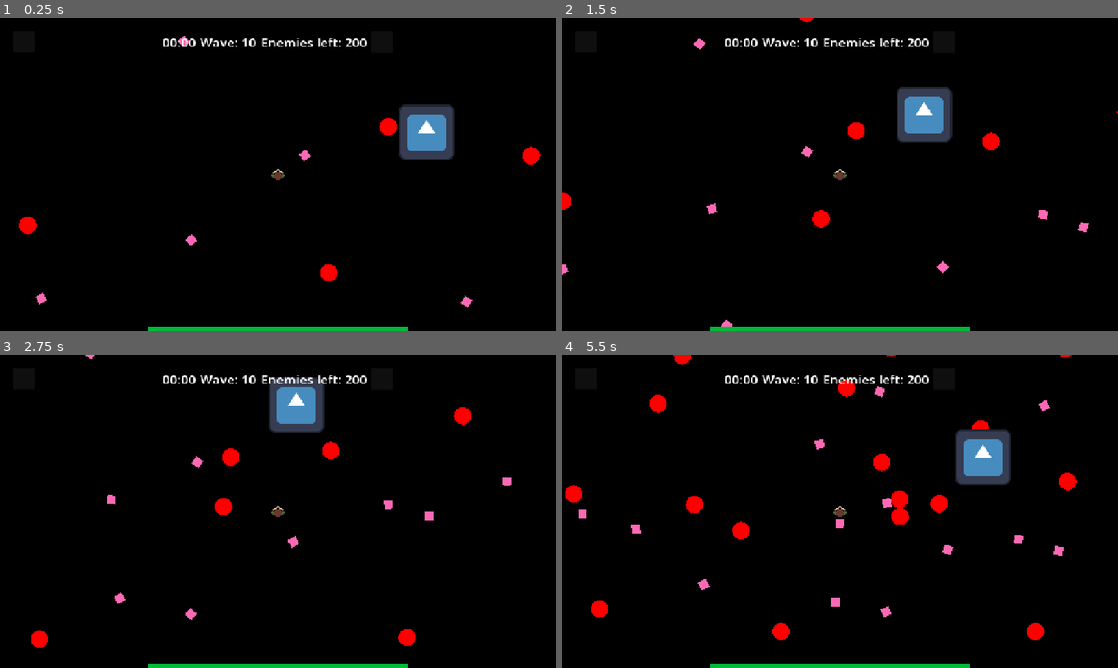
Above: before the commit, frames 1-4 (two rows, left to right).
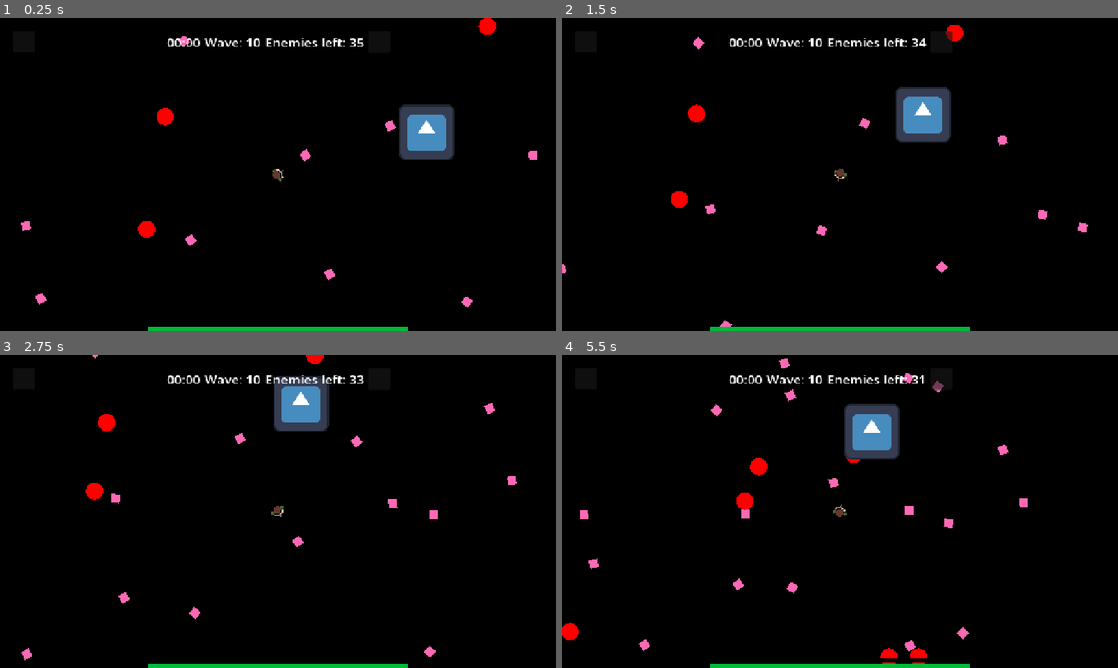
Above: after the commit, the same moments.

Repository: esbpo/topdownDDU
Game: Godot game, scene res://scn_gamplay.tscn
Two runs of this game, one before a commit and one after it. Both use one fixed random seed, a clock stepped at 60 frames per second and the inputs below. The engine's default icon, where the game draws it, is replaced by a stand-in: a white triangle on a blue panel in a dark square.
Inputs (mouse positions are in pixels of both pictures, inside the frame that each line leads up to):
- Up to frame 1 (0.25 s): no input
- Up to frame 2 (1.5 s): move the mouse to (962, 158) at 0.52 s; hold Right (right) 0.53-1.28 s; move the mouse to (728, 190) at 1.27 s; hold Down (down) from 1.28 s (still down)
- Up to frame 3 (2.75 s): move the mouse to (333, 442) at 2.02 s; release Down (down) at 2.03 s; hold Right (right) from 2.03 s (still down)
- Up to frame 4 (5.5 s): move the mouse to (812, 574) at 2.77 s; release Right (right) at 2.78 s; hold W (up) 2.78-3.53 s; move the mouse to (1006, 558) at 3.52 s; hold A (left) 3.53-5.03 s; move the mouse to (673, 464) at 4.27 s; move the mouse to (867, 511) at 5.02 s; hold Down (down) from 5.03 s (still down)

The runs differ from the first frame. In frame 1, 1.6% of the frame differs, in the area x 3-98%, y 0-92%; in frame 2, 2.0%; in frame 3, 3.2%; in frame 4, 7.8%, in the area x 0-93%, y 0-99%.

Commit message:
proto1 comp

Diff:
--- /dev/null
+++ b/Assets/Resources/res_BaseBullet.tscn
@@ -0,0 +1,23 @@
+[gd_scene format=3 uid="uid://ekt0tq7fj7cw"]
+
+[ext_resource type="Script" uid="uid://dm3spovqajhy3" path="res://Assets/Scripts/scr_BaseBullet.gd" id="1_jgld1"]
+
+[sub_resource type="CapsuleShape2D" id="CapsuleShape2D_epa72"]
+radius = 1.0
+height = 4.0
+
+[sub_resource type="PlaceholderTexture2D" id="PlaceholderTexture2D_epa72"]
+
+[node name="ResBaseBullet" type="RigidBody2D" unique_id=144261534]
+script = ExtResource("1_jgld1")
+
+[node name="col_BulletCollider" type="CollisionShape2D" parent="." unique_id=1989616087]
+shape = SubResource("CapsuleShape2D_epa72")
+debug_color = Color(0, 0.6469958, 0.23087814, 0.41960785)
+
+[node name="spr_BaseBullet" type="Sprite2D" parent="." unique_id=491372195]
+position = Vector2(-1, -2)
+scale = Vector2(2, 4)
+texture = SubResource("PlaceholderTexture2D_epa72")
+
+[connection signal="body_entered" from="." to="." method="_on_body_entered"]
--- a/scn_EnemyObj.tscn
+++ b/Assets/Resources/res_EnemyObj.tscn
@@ -6,3 +6,5 @@
 script = ExtResource("1_t12kl")
 
 [node name="col_EnemyCollision" type="CollisionShape2D" parent="." unique_id=1686305094]
+
+[connection signal="body_entered" from="." to="." method="_on_body_entered"]
--- /dev/null
+++ b/Assets/Scripts/scr_BaseBullet.gd
@@ -0,0 +1,19 @@
+extends RigidBody2D
+
+var time = 10
+@export var damage: float = 10
+
+func _ready() -> void:
+	contact_monitor = true
+	max_contacts_reported = 10
+
+func _process(delta: float) -> void:
+	time -= delta
+
+	if time <= 0:
+		queue_free()
+
+func _on_body_entered(body: Node) -> void:
+	if body.health:
+		body.health -= damage
+	queue_free()
--- a/Assets/Scripts/scr_EnemyHandler.gd
+++ b/Assets/Scripts/scr_EnemyHandler.gd
@@ -1,12 +1,34 @@
 extends Node2D
 
-@onready var enemyScene: PackedScene = preload("res://scn_EnemyObj.tscn")
+@onready var enemyScene: PackedScene = preload("res://Assets/Resources/res_EnemyObj.tscn")
 @onready var enemyJson: String = FileAccess.get_file_as_string("res://Data/EnemyDefinitions.json")
 var enemyArray: Array
+var cnt: float = 0
+var waves = [
+	[[0, 25]],
+	[[0,25],[1,10]],
+	[[0,50],[1,25]],
+	[[0,50],[1,50]],
+	[[0,75],[1,50]],
+	[[0,100],[1,50]],
+	[[0,50],[1,200]]
+]
+
+var waveCount = 0
+var enemiesMax = 0
+
+func GetEnemiesMax(waveNumber):
+	var arr = waves[waveNumber]
+	var count = 0
+	for i in range(len(arr)):
+		count += arr[i][1]
+	return count
 
 func _ready() -> void:
 	enemyArray = JSON.parse_string(enemyJson)
-	SpawnWave()
+	SpawnWave(waveCount)
+	enemiesMax = GetEnemiesMax(waveCount)
+	waveCount += 1
 
 func SpawnGroup(enemyId: int, enemyCount: int):
 	var enemyData: Dictionary = enemyArray[enemyId]
@@ -16,6 +38,8 @@
 		enemyInstance.speed = enemyData["speed"]
 		enemyInstance.shape = enemyData["shape"]
 		enemyInstance.sizeMult = enemyData["size_multiplier"]
+		enemyInstance.health = enemyData["health"]
+		enemyInstance.damage = enemyData["damage"]
 
 		add_child(enemyInstance)
 
@@ -25,6 +49,16 @@
 		while !(enemyInstance.get_colliding_bodies().is_empty()):
 			enemyInstance.global_position = Vector2(randi_range(-1000, 1000), randi_range(-1000, 1000))
 
-func SpawnWave():
-	SpawnGroup(1, 25)
-	SpawnGroup(0, 25)
+func _process(delta: float) -> void:
+	cnt += delta
+	if Globals.enemies_left < round(enemiesMax / 2.0):
+		SpawnWave(waveCount)
+		enemiesMax = GetEnemiesMax(waveCount)
+		Globals.enemies_left += enemiesMax
+		if waveCount < len(waves) - 1:
+			waveCount += 1
+
+func SpawnWave(waveNumber):
+	var wave = waves[waveNumber]
+	for i in range(len(wave)):
+		SpawnGroup(wave[i][0], wave[i][1])
--- a/Assets/Scripts/scr_EnemyScript.gd
+++ b/Assets/Scripts/scr_EnemyScript.gd
@@ -5,9 +5,13 @@
 var speed: float
 @onready var player = $"../../obj_Player"
 var radius: int = 20
+var health: float
+var damage: float
 
 func _ready() -> void:
 	var collisionShape: CollisionShape2D = $col_EnemyCollision
+	contact_monitor = true
+	max_contacts_reported = 10
 	match shape:
 		"square":
 			var form: RectangleShape2D = RectangleShape2D.new()
@@ -33,3 +37,12 @@
 
 	var angle = global_position.angle_to_point(player.global_position) + PI/2
 	rotation = angle
+
+func _process(_delta: float) -> void:
+	if health <= 0:
+		Globals.enemies_left -= 1
+		queue_free()
+
+func _on_body_entered(body: Node) -> void:
+	if body == $"/root/Node2D/obj_Player":
+		Globals.health -= damage
--- /dev/null
+++ b/Assets/Scripts/scr_LabelRemainingEnemies.gd
@@ -0,0 +1,11 @@
+extends Label
+
+
+# Called when the node enters the scene tree for the first time.
+func _ready() -> void:
+	pass # Replace with function body.
+
+
+# Called every frame. 'delta' is the elapsed time since the previous frame.
+func _process(_delta: float) -> void:
+	text = "Enemies left: " + str(Globals.enemies_left)
--- a/Assets/Scripts/scr_Player.gd
+++ b/Assets/Scripts/scr_Player.gd
@@ -2,11 +2,60 @@
 
 @export var speed: float = 200
 
+var target: RigidBody2D
+@onready var baseBulletScene = preload("res://Assets/Resources/res_BaseBullet.tscn")
+var angle: float
+var shootingInterval: float = 0
 
 func GetInput():
 	var inputDirection = Input.get_vector("left", "right", "up", "down")
 	velocity = inputDirection * speed
 
-func _physics_process(delta):
+func _physics_process(_delta):
 	GetInput()
 	move_and_slide()
+
+# Shooting system
+
+func _process(delta: float) -> void:
+	if shootingInterval < 1:
+		shootingInterval += delta
+
+	if target:
+		angle = global_position.angle_to_point(target.global_position) + PI/2
+		rotation = angle
+		if shootingInterval >= 1:
+			_shoot(baseBulletScene, (target.global_position - global_position).normalized() * 800)
+			shootingInterval = 0
+	else:
+		var mouse_position = get_global_mouse_position()
+		angle = global_position.angle_to_point(mouse_position) + PI/2
+		rotation = angle
+
+func _shoot(bulletScene: PackedScene, bulletVelocity: Vector2):
+	var bulletInstance: RigidBody2D = bulletScene.instantiate()
+	$"..".add_child(bulletInstance)
+	bulletInstance.rotation = angle
+	bulletInstance.linear_velocity = bulletVelocity
+
+	var collisionShape = $col_PlayerCollider
+	var playerGunPosition = Vector2((collisionShape.shape.radius+15)*cos(angle - PI/2),(collisionShape.shape.radius+15)*sin(angle - PI/2))
+	bulletInstance.global_position = global_position + playerGunPosition
+
+func SelectNewTarget() -> RigidBody2D:
+	var collisions = $area_PlayerMaxRange.get_overlapping_bodies()
+	if len(collisions) > 1:
+		var new_target = collisions[randi_range(0, len(collisions) - 1)]
+		while new_target == self:
+			new_target = collisions[randi_range(0, len(collisions) - 1)]
+		return new_target
+	else:
+		return null
+
+func _on_area_player_max_range_body_entered(body: Node2D) -> void:
+	if body.is_class("RigidBody2D") && !target:
+		target = body
+
+func _on_area_player_max_range_body_exited(body: Node2D) -> void:
+	if body == target:
+		target = SelectNewTarget()
--- a/UI.tscn
+++ b/UI.tscn
@@ -3,6 +3,7 @@
 [ext_resource type="Script" uid="uid://dk8npe556jr67" path="res://Assets/Scripts/slider_xp_bar.gd" id="1_3b2b5"]
 [ext_resource type="Script" uid="uid://dwob0fsr0756x" path="res://Assets/Scripts/slider_hp_bar.gd" id="1_b3bc3"]
 [ext_resource type="Script" uid="uid://bu723hytfvlio" path="res://Assets/Scripts/scr_label_time.gd" id="1_g6l6n"]
+[ext_resource type="Script" uid="uid://dna4ktiya1bmj" path="res://Assets/Scripts/scr_LabelRemainingEnemies.gd" id="2_qui0h"]
 
 [sub_resource type="ImageTexture" id="ImageTexture_t3gvo"]
 
@@ -90,6 +91,7 @@
 layout_mode = 2
 theme_override_font_sizes/font_size = 30
 text = "Enemies left: 200"
+script = ExtResource("2_qui0h")
 
 [node name="Button_statsMenu" type="Button" parent="Ui/MarginContainer_info/HBoxContainer" unique_id=586112928]
 custom_minimum_size = Vector2(50, 50)
--- a/project.godot
+++ b/project.godot
@@ -67,4 +67,7 @@
 
 textures/canvas_textures/default_texture_filter=0
 rendering_device/driver.windows="d3d12"
+anti_aliasing/quality/msaa_2d=2
+anti_aliasing/quality/screen_space_aa=1
+anti_aliasing/quality/use_taa=true
 2d/snap/snap_2d_transforms_to_pixel=true
--- a/scn_gamplay.tscn
+++ b/scn_gamplay.tscn
@@ -19,6 +19,9 @@
 
 [sub_resource type="CircleShape2D" id="CircleShape2D_epa72"]
 radius = 8.5
+
+[sub_resource type="CircleShape2D" id="CircleShape2D_n5eui"]
+radius = 250.0
 
 [node name="Node2D" type="Node2D" unique_id=74920771]
 
@@ -47,9 +50,17 @@
 position = Vector2(0, -3)
 texture = ExtResource("2_jt0fw")
 
+[node name="area_PlayerMaxRange" type="Area2D" parent="obj_Player" unique_id=1288365693]
+
+[node name="col_PlayerMaxRange" type="CollisionShape2D" parent="obj_Player/area_PlayerMaxRange" unique_id=365288353]
+shape = SubResource("CircleShape2D_n5eui")
+
 [node name="obj_EnemyHandler" type="Node2D" parent="." unique_id=668097693]
 script = ExtResource("5_qts02")
 
 [node name="Sprite2D" type="Sprite2D" parent="." unique_id=346408575]
 position = Vector2(342, -97)
 texture = ExtResource("4_t24il")
+
+[connection signal="body_entered" from="obj_Player/area_PlayerMaxRange" to="obj_Player" method="_on_area_player_max_range_body_entered"]
+[connection signal="body_exited" from="obj_Player/area_PlayerMaxRange" to="obj_Player" method="_on_area_player_max_range_body_exited"]
Not shown, added: Assets/Scripts/scr_BaseBullet.gd.uid
Not shown, added: Assets/Scripts/scr_LabelRemainingEnemies.gd.uid
